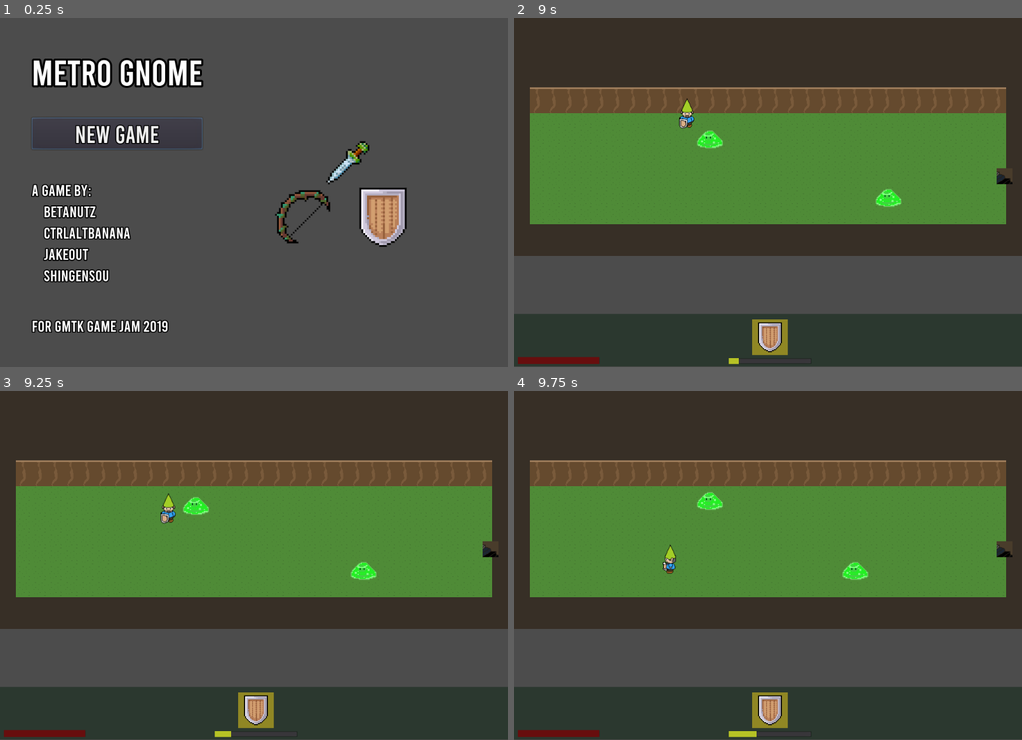
Above: before the commit, frames 1-4 (two rows, left to right).
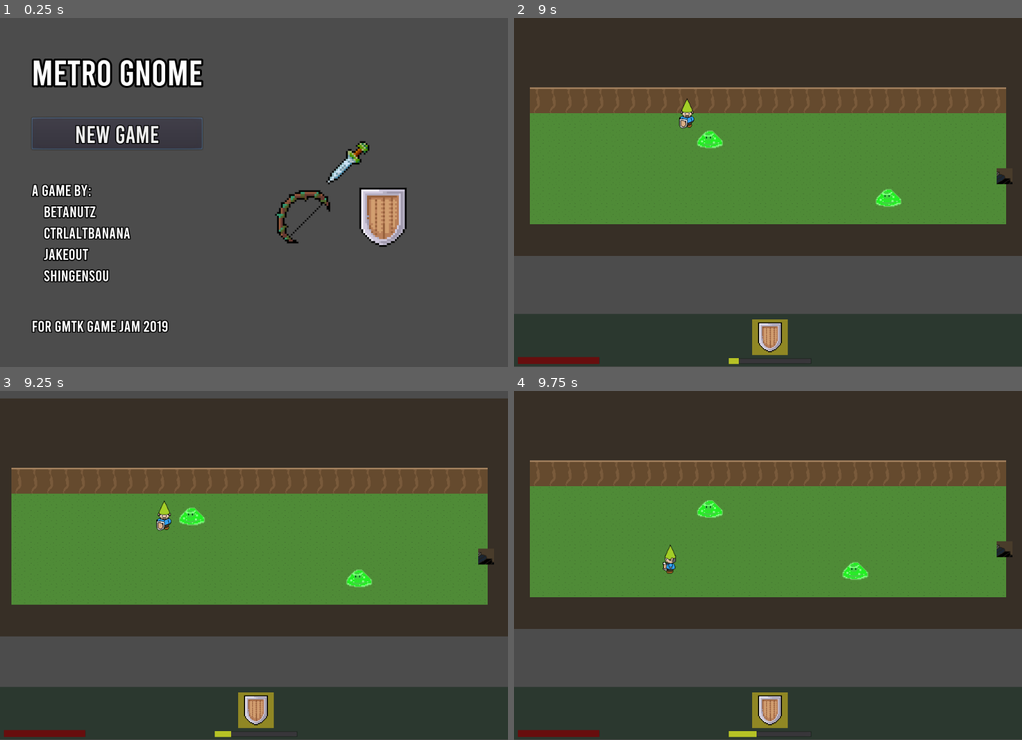
Above: after the commit, the same moments.

Repository: mfurtak/gmtk-game-jam-2019
Game: Godot game, scene res://menus/MainMenu.tscn
The game is run twice, just before and just after one commit, with the same random seed, the same clock (stepped at 60 frames per second) and the same inputs.
Inputs:
- Up to frame 1 (0.25 s): no input
- Up to frame 2 (9 s): click "New Game" at 0.5 s; hold Right (ui_right) 1.28-2.03 s; tap Space (ui_select) at 1.52, 2.27, 3.77, 4.52, 5.27, 6.77, 7.52, 8.27 s; hold Down (ui_down) 2.03-2.78 s; hold Right (ui_right) 2.78-3.53 s; hold Up (ui_up) 3.53-4.28 s; hold Left (ui_left) 4.28-5.78 s; hold Down (ui_down) 5.78-6.53 s; hold Right (ui_right) 6.53-7.28 s; hold Up (ui_up) 7.28-8.03 s; hold Right (ui_right) 8.03-8.78 s; hold Down (ui_down) from 8.78 s (still down)
- Up to frame 3 (9.25 s): keep holding Down (ui_down)
- Up to frame 4 (9.75 s): release Down (ui_down) at 9.53 s; hold Left (ui_left) from 9.53 s (still down)

Frames 1-2 are identical in both runs. In frame 3, 13% of the frame differs, in the area x 0-100%, y 0-71%; in frame 4, 0.3%.

Commit message:
Blob shield stun

Diff:
--- a/gmtk-godot/Blob.gd
+++ b/gmtk-godot/Blob.gd
@@ -2,6 +2,7 @@
 
 var direction = Vector2(1,0)
 var velocity = Vector2(0,0)
+var shield_attacked = false
 
 const SPEED = 4
 const TOP_SPEED = 90
@@ -13,14 +14,22 @@
 func on_shot(damage):
 	self.queue_free()
 
+func on_shield_attacked(damage):
+	shield_attacked = true
+	$ShieldAttackReactionTimer.start()
+
 func _physics_process(delta):
-	velocity.x = clamp(direction.x * SPEED + velocity.x, -TOP_SPEED, TOP_SPEED)
-	velocity.y = clamp(direction.y * SPEED + velocity.y, -TOP_SPEED, TOP_SPEED)
+	if shield_attacked:
+		velocity.x = 0
+		velocity.y = 0
+	else:
+		velocity.x = clamp(direction.x * SPEED + velocity.x, -TOP_SPEED, TOP_SPEED)
+		velocity.y = clamp(direction.y * SPEED + velocity.y, -TOP_SPEED, TOP_SPEED)
 
-	if direction.x == 0:
-		velocity.x = lerp(velocity.x, 0, DECELERATION)
-	if direction.y == 0:
-		velocity.y = lerp(velocity.y, 0, DECELERATION)
+		if direction.x == 0:
+			velocity.x = lerp(velocity.x, 0, DECELERATION)
+		if direction.y == 0:
+			velocity.y = lerp(velocity.y, 0, DECELERATION)
 
 	var collision = move_and_collide(velocity * delta)
 	if collision:
@@ -41,3 +50,7 @@
 	]
 	directions.shuffle()
 	return directions[0]
+
+
+func _on_ShieldAttackReactionTimer_timeout():
+	shield_attacked = false
--- a/gmtk-godot/Blob.tscn
+++ b/gmtk-godot/Blob.tscn
@@ -23,4 +23,8 @@
 [node name="Timer" type="Timer" parent="."]
 one_shot = true
 autostart = true
+
+[node name="ShieldAttackReactionTimer" type="Timer" parent="."]
+one_shot = true
 [connection signal="timeout" from="Timer" to="." method="_on_Timer_timeout"]
+[connection signal="timeout" from="ShieldAttackReactionTimer" to="." method="_on_ShieldAttackReactionTimer_timeout"]
--- a/gmtk-godot/Player.gd
+++ b/gmtk-godot/Player.gd
@@ -125,8 +125,6 @@
 				take_damage(damage)
 		can_take_damage = false
 		$InjuryRecoveryTimer.start()
-	else:
-		print("CAN'T TOUCH THIS")
 
 	if (current_health <= 0 && !is_dead):
 		on_death()
--- a/gmtk-godot/Player.tscn
+++ b/gmtk-godot/Player.tscn
@@ -6,18 +6,18 @@
 [ext_resource path="res://Bow.tscn" type="PackedScene" id=4]
 [ext_resource path="res://Bow.gd" type="Script" id=5]
 [ext_resource path="res://Shield.tscn" type="PackedScene" id=6]
-[ext_resource path="res://player/gnome_down_idle.png" type="Texture" id=7]
-[ext_resource path="res://player/gnome_down_walk_1.png" type="Texture" id=8]
-[ext_resource path="res://player/gnome_down_walk_2.png" type="Texture" id=9]
-[ext_resource path="res://player/gnome_up_idle.png" type="Texture" id=10]
-[ext_resource path="res://player/gnome_up_walk_1.png" type="Texture" id=11]
-[ext_resource path="res://player/gnome_up_walk_2.png" type="Texture" id=12]
-[ext_resource path="res://player/gnome_right_idle.png" type="Texture" id=13]
-[ext_resource path="res://player/gnome_left_idle.png" type="Texture" id=14]
-[ext_resource path="res://player/gnome_left_walk_1.png" type="Texture" id=15]
-[ext_resource path="res://player/gnome_left_walk_2.png" type="Texture" id=16]
-[ext_resource path="res://player/gnome_right_walk_1.png" type="Texture" id=17]
-[ext_resource path="res://player/gnome_right_walk_2.png" type="Texture" id=18]
+[ext_resource path="res://player/gnome_up_idle.png" type="Texture" id=7]
+[ext_resource path="res://player/gnome_up_walk_1.png" type="Texture" id=8]
+[ext_resource path="res://player/gnome_up_walk_2.png" type="Texture" id=9]
+[ext_resource path="res://player/gnome_right_idle.png" type="Texture" id=10]
+[ext_resource path="res://player/gnome_left_idle.png" type="Texture" id=11]
+[ext_resource path="res://player/gnome_left_walk_1.png" type="Texture" id=12]
+[ext_resource path="res://player/gnome_left_walk_2.png" type="Texture" id=13]
+[ext_resource path="res://player/gnome_down_idle.png" type="Texture" id=14]
+[ext_resource path="res://player/gnome_right_walk_1.png" type="Texture" id=15]
+[ext_resource path="res://player/gnome_right_walk_2.png" type="Texture" id=16]
+[ext_resource path="res://player/gnome_down_walk_1.png" type="Texture" id=17]
+[ext_resource path="res://player/gnome_down_walk_2.png" type="Texture" id=18]
 
 [sub_resource type="RectangleShape2D" id=1]
 extents = Vector2( 22.0131, 14.7612 )
@@ -26,42 +26,42 @@
 animations = [ {
 "frames": [ ExtResource( 7 ), ExtResource( 8 ), ExtResource( 7 ), ExtResource( 9 ) ],
 "loop": true,
-"name": "down_walk",
-"speed": 5.0
-}, {
-"frames": [ ExtResource( 10 ), ExtResource( 11 ), ExtResource( 10 ), ExtResource( 12 ) ],
-"loop": true,
 "name": "up_walk",
 "speed": 5.0
 }, {
-"frames": [ ExtResource( 13 ) ],
+"frames": [ ExtResource( 10 ) ],
 "loop": true,
 "name": "right_idle",
 "speed": 5.0
 }, {
-"frames": [ ExtResource( 14 ), ExtResource( 15 ), ExtResource( 14 ), ExtResource( 16 ) ],
+"frames": [ ExtResource( 11 ), ExtResource( 12 ), ExtResource( 11 ), ExtResource( 13 ) ],
 "loop": true,
 "name": "left_walk",
 "speed": 5.0
 }, {
-"frames": [ ExtResource( 14 ) ],
+"frames": [ ExtResource( 11 ) ],
 "loop": true,
 "name": "left_idle",
 "speed": 5.0
 }, {
-"frames": [ ExtResource( 7 ) ],
+"frames": [ ExtResource( 14 ) ],
 "loop": true,
 "name": "down_idle",
 "speed": 5.0
 }, {
-"frames": [ ExtResource( 13 ), ExtResource( 17 ), ExtResource( 13 ), ExtResource( 18 ) ],
+"frames": [ ExtResource( 10 ), ExtResource( 15 ), ExtResource( 10 ), ExtResource( 16 ) ],
 "loop": true,
 "name": "right_walk",
 "speed": 5.0
 }, {
-"frames": [ ExtResource( 10 ) ],
+"frames": [ ExtResource( 7 ) ],
 "loop": true,
 "name": "up_idle",
+"speed": 5.0
+}, {
+"frames": [ ExtResource( 14 ), ExtResource( 17 ), ExtResource( 14 ), ExtResource( 18 ) ],
+"loop": true,
+"name": "down_walk",
 "speed": 5.0
 } ]
 
@@ -119,7 +119,7 @@
 playing = true
 
 [node name="InjuryRecoveryTimer" type="Timer" parent="."]
-wait_time = 0.25
+wait_time = 2.0
 [connection signal="timeout" from="ItemSwapTimer" to="." method="_on_ItemSwapTimer_timeout"]
 [connection signal="timeout" from="SwordAttackTimer" to="." method="_on_SwordAttackTimer_timeout"]
 [connection signal="timeout" from="ShieldAttackTimer" to="." method="_on_ShieldAttackTimer_timeout"]
